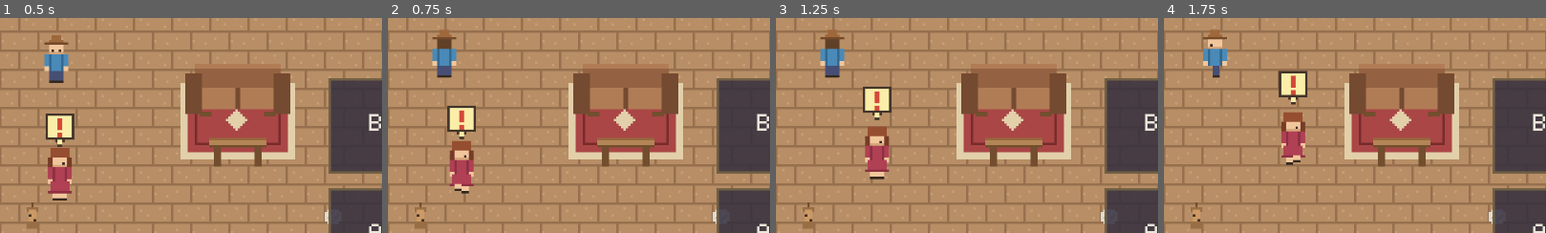
Above: before the commit, frames 1-4 (left to right).
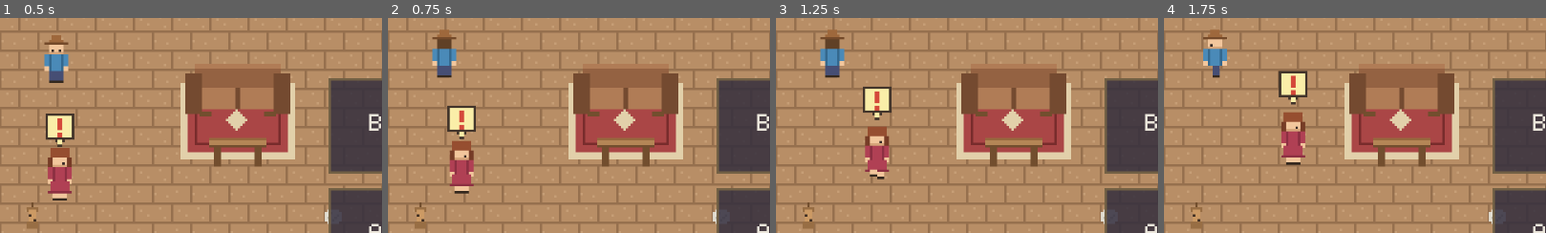
Above: after the commit, the same moments.

Repository: RoMi-Projects/story-game
Game: Godot game, scene res://scenes/House.tscn
The game is run twice, just before and just after one commit, with the same random seed, the same clock (stepped at 60 frames per second) and the same inputs.
Inputs:
- Up to frame 1 (0.5 s): no input
- Up to frame 2 (0.75 s): click "^" at 0.5 s
- Up to frame 3 (1.25 s): no input
- Up to frame 4 (1.75 s): click "<" at 1.25 s
The pictures show only the part of the screen within x 43-93%, y 37-87%; the shares and areas given below are measured in that part.

Frame 1 is identical in both runs. In frame 2, less than 0.1% of the frame differs, in the area x 17-20%, y 76-82%; in frame 3, less than 0.1%, in the area x 24-27%, y 70-76%; in frame 4, less than 0.1%.

Commit message:
Walking extraction

Diff:
--- a/scenes/Desi.tscn
+++ b/scenes/Desi.tscn
@@ -12,6 +12,7 @@
 
 [node name="Desi" type="CharacterBody2D"]
 script = ExtResource("1")
+walk_speed = 26.0
 
 [node name="Sprite" type="Sprite2D" parent="."]
 texture = ExtResource("2")
--- a/scenes/Player.tscn
+++ b/scenes/Player.tscn
@@ -8,6 +8,7 @@
 
 [node name="Player" type="CharacterBody2D"]
 script = ExtResource("1")
+walk_speed = 70.0
 
 [node name="Sprite" type="Sprite2D" parent="."]
 texture = ExtResource("2")
--- /dev/null
+++ b/scripts/character.gd
@@ -0,0 +1,65 @@
+extends CharacterBody2D
+class_name Character
+## Shared movement for any walking character (the player, NPCs, future ones).
+##
+## Subclasses decide *where* to walk each frame — the player reads input, an NPC
+## picks wander targets — then call `walk(direction, delta)`. This base turns that
+## direction into motion, facing, and the matching walk-cycle frame on a 4-row
+## (down / up / left / right) x 4-frame spritesheet. `walk_speed` is set per
+## character in the scene.
+
+const FRAME_WIDTH := 16
+const FRAME_HEIGHT := 24
+const WALK_FRAME_COUNT := 4
+const SECONDS_PER_FRAME := 0.15
+const ROW_FOR_FACING := {"down": 0, "up": 1, "left": 2, "right": 3}
+
+@export var walk_speed: float = 60.0
+
+@onready var _sprite: Sprite2D = $Sprite
+
+var _facing := "down"
+var _walk_frame := 0
+var _time_on_frame := 0.0
+
+
+func walk(direction: Vector2, delta: float) -> void:
+	velocity = direction * walk_speed
+	move_and_slide()
+	if direction == Vector2.ZERO:
+		stop_walking()
+		return
+	face_towards(direction)
+	_advance_walk_frame(delta)
+
+
+func stop_walking() -> void:
+	velocity = Vector2.ZERO
+	_walk_frame = 0
+	_time_on_frame = 0.0
+	_show_frame()
+
+
+func face_towards(direction: Vector2) -> void:
+	if direction == Vector2.ZERO:
+		return
+	if absf(direction.x) > absf(direction.y):
+		_facing = "right" if direction.x > 0.0 else "left"
+	else:
+		_facing = "down" if direction.y > 0.0 else "up"
+
+
+func _advance_walk_frame(delta: float) -> void:
+	_time_on_frame += delta
+	if _time_on_frame >= SECONDS_PER_FRAME:
+		_time_on_frame -= SECONDS_PER_FRAME
+		_walk_frame = (_walk_frame + 1) % WALK_FRAME_COUNT
+	_show_frame()
+
+
+func _show_frame() -> void:
+	_sprite.region_rect = Rect2(
+		_walk_frame * FRAME_WIDTH,
+		ROW_FOR_FACING[_facing] * FRAME_HEIGHT,
+		FRAME_WIDTH,
+		FRAME_HEIGHT)
--- a/scripts/npc.gd
+++ b/scripts/npc.gd
@@ -1,7 +1,8 @@
-extends CharacterBody2D
-## Desi: the quest-giver. She wanders the house, stops to face and talk to the
-## player when they come near, and her dialogue, portrait, and head marker all
-## depend on the trash quest's state.
+extends Character
+## Desi: the quest-giver. Movement and the walk animation come from `Character`;
+## this script adds her behaviour: wandering the house, stopping to face and talk
+## to the player when they come near, and a head marker / portrait / dialogue that
+## all depend on the trash quest's state.
 
 const ANGRY := preload("res://assets/desi_portrait.png")
 const KISS := preload("res://assets/desi_kiss.png")
@@ -20,20 +21,12 @@
 	"Grab a bag from the kitchen and pick up every last piece!",
 ]
 
-const WALK_SPEED := 26.0
-const FRAME_WIDTH := 16
-const FRAME_HEIGHT := 24
-const WALK_FRAME_COUNT := 4
-const SECONDS_PER_FRAME := 0.18
-const ROW_FOR_FACING := {"down": 0, "up": 1, "left": 2, "right": 3}
-
 # The patch of floor she roams, kept clear of the walls.
 const ROAM_MIN := Vector2(40, 44)
 const ROAM_MAX := Vector2(280, 148)
 const ARRIVAL_DISTANCE := 4.0
 const MAX_SECONDS_PER_TARGET := 3.0
 
-@onready var _sprite: Sprite2D = $Sprite
 @onready var _interaction_area: Area2D = $InteractionArea
 @onready var _marker: Node2D = $QuestMarker
 @onready var _heart: Sprite2D = $Heart
@@ -41,9 +34,6 @@
 var _dialogue_box: Node = null
 var _intro_line := 0
 var _player_in_range := false
-var _facing := "down"
-var _walk_frame := 0
-var _time_on_frame := 0.0
 var _target := Vector2.ZERO
 var _pause_timer := 0.0
 var _seconds_on_target := 0.0
@@ -61,7 +51,7 @@
 
 func _physics_process(delta: float) -> void:
 	if _player_in_range:
-		_pause_and_face_player()
+		_stop_and_face_player()
 		return
 	_wander(delta)
 
@@ -69,18 +59,14 @@
 func _wander(delta: float) -> void:
 	if _pause_timer > 0.0:
 		_pause_timer -= delta
-		_stand_still()
+		stop_walking()
 		return
 	_seconds_on_target += delta
 	var to_target := _target - global_position
 	if to_target.length() < ARRIVAL_DISTANCE or _seconds_on_target > MAX_SECONDS_PER_TARGET:
 		_pick_new_target()
 		return
-	var direction := to_target.normalized()
-	velocity = direction * WALK_SPEED
-	move_and_slide()
-	_face_towards(direction)
-	_advance_walk(delta)
+	walk(to_target.normalized(), delta)
 
 
 func _pick_new_target() -> void:
@@ -91,46 +77,11 @@
 	_seconds_on_target = 0.0
 
 
-func _stand_still() -> void:
-	velocity = Vector2.ZERO
-	_reset_to_idle_frame()
-
-
-func _pause_and_face_player() -> void:
-	_stand_still()
+func _stop_and_face_player() -> void:
 	var player := get_tree().get_first_node_in_group("player")
 	if player != null:
-		_face_towards(player.global_position - global_position)
-
-
-func _face_towards(direction: Vector2) -> void:
-	if direction == Vector2.ZERO:
-		return
-	if absf(direction.x) > absf(direction.y):
-		_facing = "right" if direction.x > 0.0 else "left"
-	else:
-		_facing = "down" if direction.y > 0.0 else "up"
-	_show_current_frame()
-
-
-func _advance_walk(delta: float) -> void:
-	_time_on_frame += delta
-	if _time_on_frame >= SECONDS_PER_FRAME:
-		_time_on_frame -= SECONDS_PER_FRAME
-		_walk_frame = (_walk_frame + 1) % WALK_FRAME_COUNT
-	_show_current_frame()
-
-
-func _reset_to_idle_frame() -> void:
-	_walk_frame = 0
-	_time_on_frame = 0.0
-	_show_current_frame()
-
-
-func _show_current_frame() -> void:
-	var row: int = ROW_FOR_FACING[_facing]
-	_sprite.region_rect = Rect2(
-		_walk_frame * FRAME_WIDTH, row * FRAME_HEIGHT, FRAME_WIDTH, FRAME_HEIGHT)
+		face_towards(player.global_position - global_position)
+	stop_walking()
 
 
 func on_primary() -> void:
--- a/scripts/player.gd
+++ b/scripts/player.gd
@@ -1,30 +1,13 @@
-extends CharacterBody2D
-## Moves the character around the room and animates the walk cycle.
+extends Character
+## The player character.
 ##
-## Input comes from the engine's input actions, which are driven by both the
-## keyboard (arrows / WASD) and the on-screen touch buttons. This script never
-## needs to know which one is in use.
-
-const SPEED := 70.0
-
-const FRAME_WIDTH := 16
-const FRAME_HEIGHT := 24
-const WALK_FRAME_COUNT := 4
-const SECONDS_PER_FRAME := 0.15
-
-const ROW_FOR_FACING := {
-	"down": 0,
-	"up": 1,
-	"left": 2,
-	"right": 3,
-}
+## Movement and the walk animation come from `Character`; this script only adds
+## what is player-specific: reading input, placing itself at the spawn point
+## after a door transition, and swapping to the carry spritesheet while holding
+## the trash bag.
 
 const DEFAULT_SHEET := preload("res://assets/player_spritesheet.png")
 const CARRY_SHEET := preload("res://assets/player_carry_spritesheet.png")
-
-@onready var _sprite: Sprite2D = $Sprite
-
-var _facing := "down"
 
 
 func _ready() -> void:
@@ -34,6 +17,10 @@
 	_update_spritesheet()
 
 
+func _physics_process(delta: float) -> void:
+	walk(Input.get_vector("move_left", "move_right", "move_up", "move_down"), delta)
+
+
 func _apply_spawn() -> void:
 	if GameState.has_spawn():
 		global_position = GameState.take_spawn()
@@ -41,56 +28,3 @@
 
 func _update_spritesheet() -> void:
 	_sprite.texture = CARRY_SHEET if QuestManager.is_carrying() else DEFAULT_SHEET
-var _walk_frame := 0
-var _time_on_frame := 0.0
-
-
-func _physics_process(delta: float) -> void:
-	var direction := _read_movement_direction()
-	_move(direction)
-	_face_towards(direction)
-	_advance_walk_animation(delta, direction)
-	_show_current_frame()
-
-
-func _read_movement_direction() -> Vector2:
-	return Input.get_vector("move_left", "move_right", "move_up", "move_down")
-
-
-func _move(direction: Vector2) -> void:
-	velocity = direction * SPEED
-	move_and_slide()
-
-
-func _face_towards(direction: Vector2) -> void:
-	if direction == Vector2.ZERO:
-		return
-	if absf(direction.x) > absf(direction.y):
-		_facing = "right" if direction.x > 0.0 else "left"
-	else:
-		_facing = "down" if direction.y > 0.0 else "up"
-
-
-func _advance_walk_animation(delta: float, direction: Vector2) -> void:
-	if direction == Vector2.ZERO:
-		_reset_to_idle_frame()
-		return
-	_time_on_frame += delta
-	if _time_on_frame >= SECONDS_PER_FRAME:
-		_time_on_frame -= SECONDS_PER_FRAME
-		_walk_frame = (_walk_frame + 1) % WALK_FRAME_COUNT
-
-
-func _reset_to_idle_frame() -> void:
-	_walk_frame = 0
-	_time_on_frame = 0.0
-
-
-func _show_current_frame() -> void:
-	var row: int = ROW_FOR_FACING[_facing]
-	_sprite.region_rect = Rect2(
-		_walk_frame * FRAME_WIDTH,
-		row * FRAME_HEIGHT,
-		FRAME_WIDTH,
-		FRAME_HEIGHT
-	)
--- a/tests/run_tests.gd
+++ b/tests/run_tests.gd
@@ -17,6 +17,7 @@
 	_test_pieces_are_counted_once_and_remembered()
 	_test_world_holds_exactly_enough_pieces()
 	_test_desi_has_a_walk_spritesheet()
+	_test_character_faces_its_movement_direction()
 	_test_inventory_marks_quest_items()
 	_test_inventory_removes_delivered_items()
 	_test_ui_font_is_a_crisp_bitmap()
@@ -84,6 +85,19 @@
 		if line.begins_with("piece_id = "):
 			count += 1
 	return count
+
+
+func _test_character_faces_its_movement_direction() -> void:
+	# The shared walking logic the player and Desi both reuse from Character.
+	var character := Character.new()
+	character.face_towards(Vector2.RIGHT)
+	var right_ok: bool = character._facing == "right"
+	character.face_towards(Vector2.UP)
+	var up_ok: bool = character._facing == "up"
+	character.face_towards(Vector2(0.3, -0.9))
+	var dominant_axis_ok: bool = character._facing == "up"
+	_check("a character faces its dominant movement axis", right_ok and up_ok and dominant_axis_ok)
+	character.free()
 
 
 func _test_desi_has_a_walk_spritesheet() -> void:
Not shown, added: scripts/character.gd.uid
Not shown, changed: README.md
